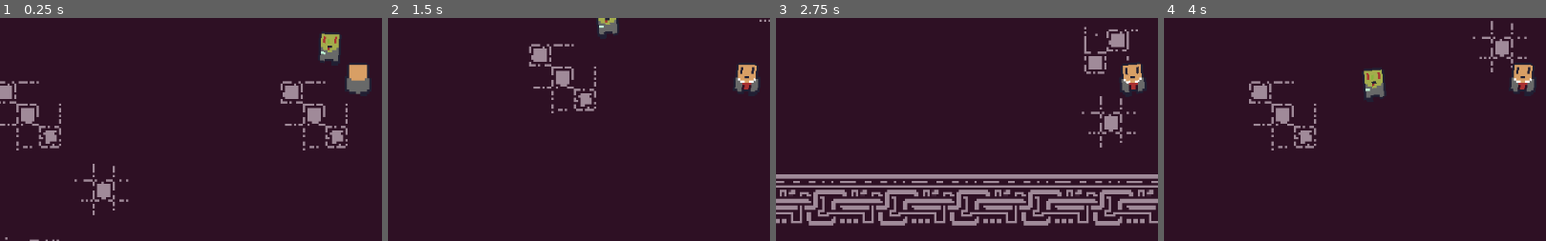
Above: before the commit, frames 1-4 (left to right).
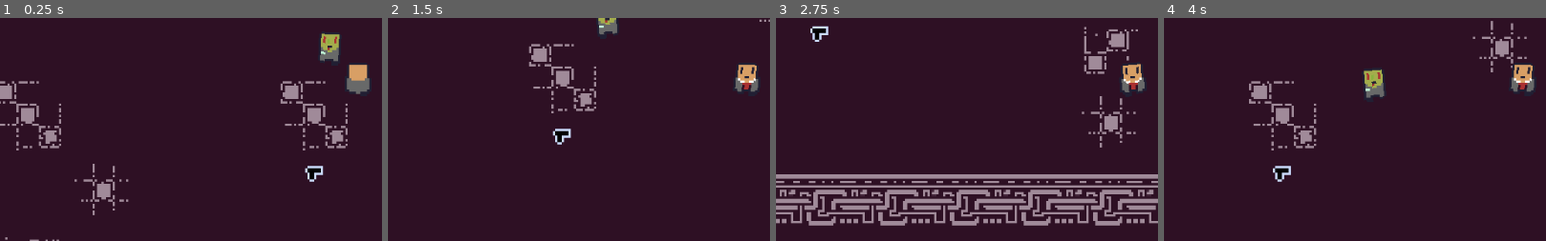
Above: after the commit, the same moments.

Repository: williamVbrines/AdaptingMutations
Game: Godot game, scene res://scripts/main/Main.tscn
Same seed, same stepped clock (60 frames per second), same inputs: the game is played once before the commit and once after it.
Inputs (mouse positions are % of the whole screen's width and height, from its top left):
- Up to frame 1 (0.25 s): no input
- Up to frame 2 (1.5 s): tap Enter at 0.5 s; move the mouse to (72, 45) at 0.52 s; hold D (ui_right) 0.53-1.28 s; hold Space (ui_select, bound only before the commit) 0.53-1.28 s; tap E (ui_select, bound only after the commit) at 0.77, 0.8, 1.07, 1.35 s; move the mouse to (30, 55) at 1.27 s; hold S (ui_down) from 1.28 s (still down)
- Up to frame 3 (2.75 s): tap E (ui_select, bound only after the commit) at 1.52, 1.82, 2.3 s; tap Space (ui_select, bound only before the commit) at 1.55 s; move the mouse to (60, 28) at 2.02 s; release S (ui_down) at 2.03 s; hold D (ui_right) from 2.03 s (still down); hold Space (ui_select, bound only before the commit) from 2.03 s (still down)
- Up to frame 4 (4 s): move the mouse to (45, 70) at 2.77 s; release D (ui_right) at 2.78 s; release Space (ui_select, bound only before the commit) at 2.78 s; hold W (ui_up) 2.78-3.53 s; tap Space (ui_select, bound only before the commit) at 2.85 s; tap E (ui_select, bound only after the commit) at 3.02, 3.32 s; move the mouse to (80, 65) at 3.52 s; hold A (ui_left) from 3.53 s (still down); hold E (ui_select, bound only after the commit) from 3.53 s (still down)
The pictures show only the part of the screen within x 3-53%, y 32-82%; the shares and areas given below are measured in that part.

The runs differ from the first frame. In frame 1, 0.3% of the frame differs, in the area x 79-85%, y 66-74%; in frame 2, 0.3%, in the area x 43-48%, y 49-57%; in frame 3, 0.3%; in frame 4, 0.3%.

Commit message:
Made a wepon class

Diff:
--- a/adaptingMutations/project.godot
+++ b/adaptingMutations/project.godot
@@ -8,9 +8,14 @@
 
 config_version=4
 
-_global_script_classes=[  ]
+_global_script_classes=[ {
+"base": "Area2D",
+"class": "Wepon",
+"language": "GDScript",
+"path": "res://scripts/Items/wepon.gd"
+} ]
 _global_script_class_icons={
-
+"Wepon": ""
 }
 
 [application]
@@ -21,6 +26,12 @@
 
 [input]
 
+ui_select={
+"deadzone": 0.5,
+"events": [ Object(InputEventKey,"resource_local_to_scene":false,"resource_name":"","device":0,"alt":false,"shift":false,"control":false,"meta":false,"command":false,"pressed":false,"scancode":69,"unicode":0,"echo":false,"script":null)
+, Object(InputEventJoypadButton,"resource_local_to_scene":false,"resource_name":"","device":0,"button_index":3,"pressure":0.0,"pressed":false,"script":null)
+ ]
+}
 ui_left={
 "deadzone": 0.5,
 "events": [ Object(InputEventKey,"resource_local_to_scene":false,"resource_name":"","device":0,"alt":false,"shift":false,"control":false,"meta":false,"command":false,"pressed":false,"scancode":65,"unicode":0,"echo":false,"script":null)
--- /dev/null
+++ b/adaptingMutations/scripts/Items/gun/Gun.gd
@@ -0,0 +1,5 @@
+extends Wepon
+
+# Called when the node enters the scene tree for the first time.
+func _ready():
+	pass # Replace with function body.
--- /dev/null
+++ b/adaptingMutations/scripts/Items/gun/Gun.tscn
@@ -0,0 +1,24 @@
+[gd_scene load_steps=4 format=2]
+
+[ext_resource path="res://scripts/Items/gun/Gun.gd" type="Script" id=1]
+[ext_resource path="res://textures/Items/Wepons.png" type="Texture" id=2]
+
+[sub_resource type="RectangleShape2D" id=1]
+extents = Vector2( 13.9734, 15.588 )
+
+[node name="Gun" type="Area2D"]
+script = ExtResource( 1 )
+
+[node name="Sprite" type="Sprite" parent="."]
+position = Vector2( 40, 14.5 )
+scale = Vector2( 3, 3 )
+texture = ExtResource( 2 )
+offset = Vector2( 14, -16 )
+vframes = 4
+hframes = 4
+
+[node name="PickUp" type="CollisionShape2D" parent="."]
+position = Vector2( 46.5364, 2.93945 )
+shape = SubResource( 1 )
+[connection signal="body_entered" from="." to="." method="_pick_up_area_entered"]
+[connection signal="body_exited" from="." to="." method="_pick_up_area_exited"]
--- /dev/null
+++ b/adaptingMutations/scripts/Items/wepon.gd
@@ -0,0 +1,44 @@
+extends Area2D
+
+class_name Wepon
+
+var _player : Node2D = null;
+
+var _able_to_pick_up : bool = false
+
+var _using : bool = false
+
+# Called when the node enters the scene tree for the first time.
+func _ready():
+	pass # Replace with function body.
+
+func _process(_delta):
+	if(_using && _player != null):
+		position = _player.position + _player.center;
+		rotation = (_player.position.angle_to_point(get_global_mouse_position())) - PI;
+
+func _input(event):
+	if(event.is_action_pressed("ui_select")):
+		if(_able_to_pick_up == true):
+			_using = true;
+			_able_to_pick_up = false;
+		elif(_using):
+			position = _player.position;
+			_able_to_pick_up = true;
+			_using = false;
+
+func _pick_up_area_exited(body):
+	if(!_using):
+		if(body is Node2D):
+			if(body.name == "Player"):
+				_able_to_pick_up = false;
+
+
+func _pick_up_area_entered(body):
+	if(!_using):
+		print("HI")
+		if(body is Node2D):
+			if(body.name == "Player"):
+
+				_player = body;
+				_able_to_pick_up = true;
--- /dev/null
+++ b/adaptingMutations/scripts/Items/wepon.tscn
@@ -0,0 +1,6 @@
+[gd_scene load_steps=2 format=2]
+
+[ext_resource path="res://scripts/Items/wepon.gd" type="Script" id=1]
+
+[node name="wepon" type="Area2D"]
+script = ExtResource( 1 )
--- a/adaptingMutations/scripts/main/Main.tscn
+++ b/adaptingMutations/scripts/main/Main.tscn
@@ -1,8 +1,9 @@
-[gd_scene load_steps=4 format=2]
+[gd_scene load_steps=5 format=2]
 
 [ext_resource path="res://scripts/player/Player.tscn" type="PackedScene" id=1]
 [ext_resource path="res://scripts/monsters/zom/Zom.tscn" type="PackedScene" id=2]
 [ext_resource path="res://scripts/Level/Level.tscn" type="PackedScene" id=3]
+[ext_resource path="res://scripts/Items/gun/Gun.tscn" type="PackedScene" id=4]
 
 [node name="Main" type="Node2D"]
 
@@ -13,3 +14,6 @@
 
 [node name="Zom" parent="." instance=ExtResource( 2 )]
 position = Vector2( 442.457, 263.082 )
+
+[node name="Gun" parent="." instance=ExtResource( 4 )]
+position = Vector2( 382.665, 411.365 )
--- /dev/null
+++ b/adaptingMutations/scripts/monsters/Monster.gd
@@ -0,0 +1,16 @@
+extends Node2D
+
+
+# Declare member variables here. Examples:
+# var a = 2
+# var b = "text"
+
+
+# Called when the node enters the scene tree for the first time.
+func _ready():
+	pass # Replace with function body.
+
+
+# Called every frame. 'delta' is the elapsed time since the previous frame.
+#func _process(delta):
+#	pass
--- /dev/null
+++ b/adaptingMutations/scripts/monsters/Monster.tscn
@@ -0,0 +1,6 @@
+[gd_scene load_steps=2 format=2]
+
+[ext_resource path="res://scripts/monsters/Monster.gd" type="Script" id=1]
+
+[node name="Monster" type="Node2D"]
+script = ExtResource( 1 )
--- a/adaptingMutations/scripts/monsters/zom/Zom.gd
+++ b/adaptingMutations/scripts/monsters/zom/Zom.gd
@@ -1,7 +1,7 @@
 extends Area2D
 
 onready var animation = $Anim
-onready var body = $Sprite
+onready var _body = $Sprite
 const WALK_SPEED = 50;
 var faceing : int = 0;
 var following : bool = false;
@@ -10,7 +10,7 @@
 
 # Called when the node enters the scene tree for the first time.
 func _ready():
-	animation.init(body);
+	animation.init(_body);
 
 func _process(delta):
 
@@ -29,8 +29,8 @@
 		animation.walk(0)
 
 
-func _go_to_target(target, delta) -> Vector2:
-	var dir : Vector2 = _player.position - position;
+func _go_to_target(target : Node2D, delta) -> Vector2:
+	var dir : Vector2 = target.position - position;
 	dir = dir.normalized()
 	position += Vector2(WALK_SPEED * delta * cos(dir.angle()), WALK_SPEED *  delta * sin(dir.angle()))
 
--- a/adaptingMutations/scripts/player/Player.gd
+++ b/adaptingMutations/scripts/player/Player.gd
@@ -4,6 +4,7 @@
 onready var body = $Sprite
 const WALK_SPEED = 250;
 var faceing : int = 0;
+var center : Vector2 = Vector2(0,-22.5)
 
 # Called when the node enters the scene tree for the first time.
 func _ready():
Binary file added: adaptingMutations/textures/Items/Wepons.png
Not shown, added: adaptingMutations/textures/Items/Wepons.png.import
Not shown, changed: adaptingMutations/textures/Items/Wepons.kra
Not shown, added: adaptingMutations/textures/Items/Wepons.kra~
Not shown, added: adaptingMutations/textures/Items/Wepons.png~
